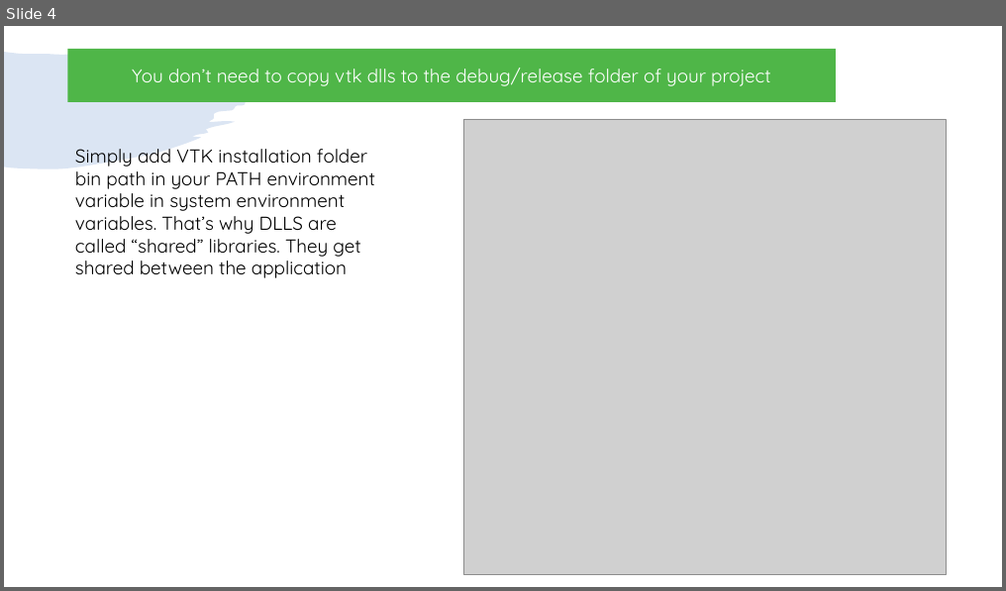
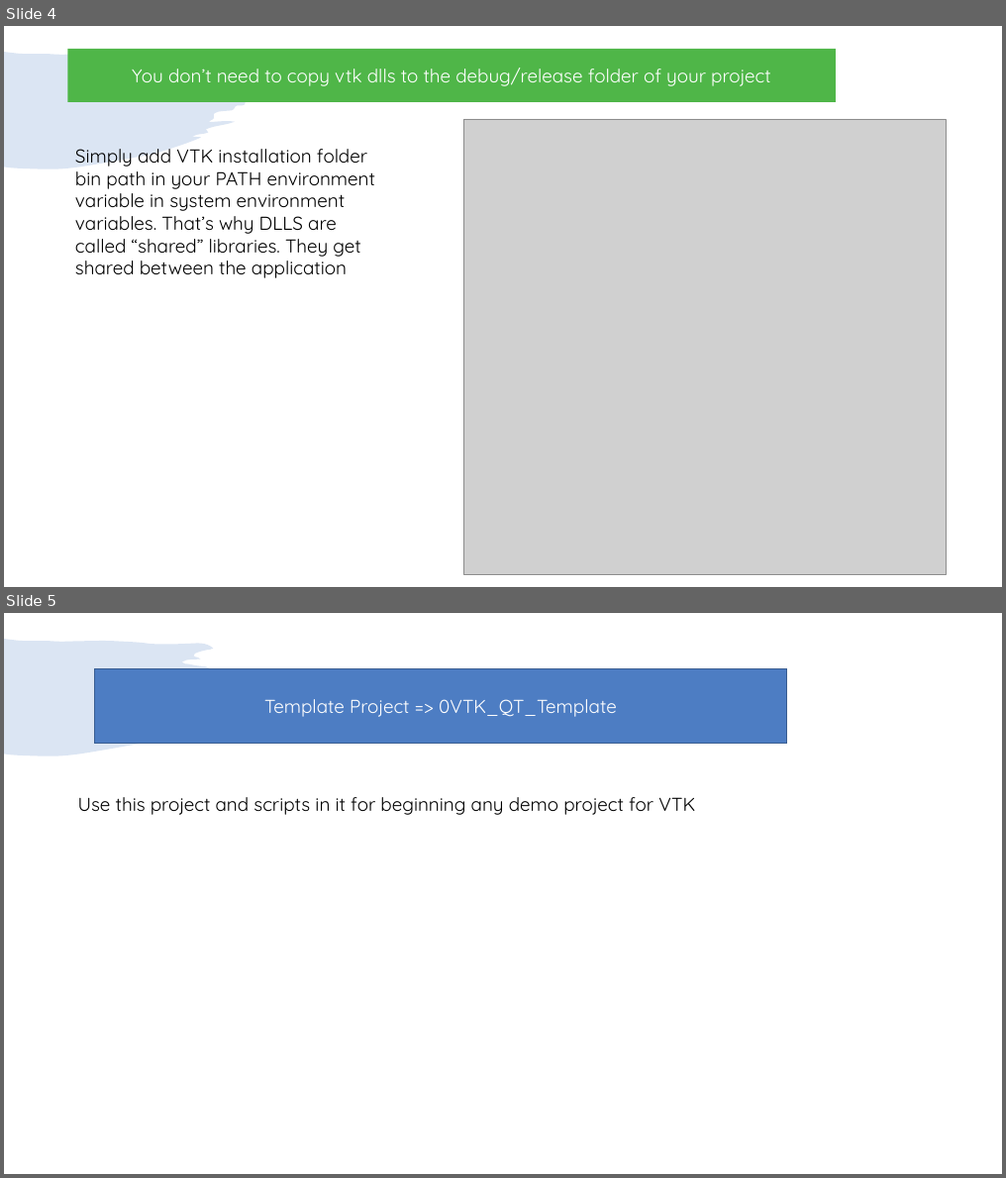
Before and after one commit to girishlande/VTK_programs, a slide deck: learnings.pptx. Shown one above the other, each under a label of ours: slide 4 before the commit, slides 4 and 5 after it. The pictures are 1006x591 and 1006x1178 pixels, drawn with LibreOffice and Linux fonts; fonts in the diff are those of the drawing; grey boxes stand for pictures. Boxes give left, top, right and bottom in pixels: in the first picture for what was removed or moved away, otherwise in the second. Text is boxed around its words. In the diff, an @@ line names an element or a change of style, - is before the commit and + after.

```diff
--- a/learnings.pptx
+++ b/learnings.pptx
@@ slide 5 added at [4,613,1002,1174], background #FFFFFF; not listed: 1 template element that a slide beside it also shows @@
@@ rectangle added at [94,669,787,744], fill #4D7DC3, outline #395C90 1 pt, 18 pt, text #FFFFFF @@
+Template Project => 0VTK_QT_Template
@@ text added at [78,797,695,815], 18 pt, text #000000 @@
+Use this project and scripts in it for beginning any demo project for VTK
```
Also in this commit, not shown: 1 slide removed, 17 other files.
